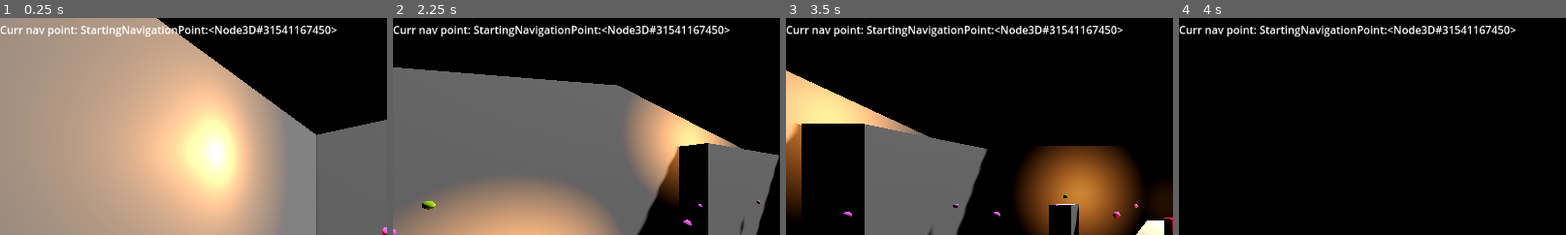
Above: before the commit, frames 1-4 (left to right).
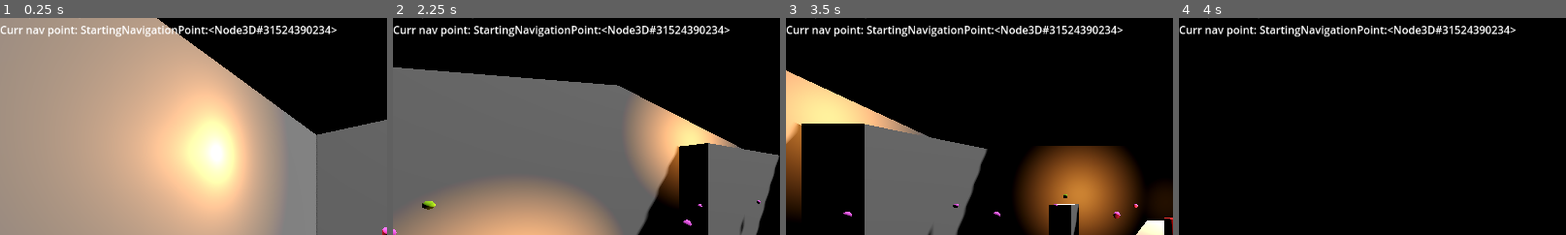
Above: after the commit, the same moments.

Repository: DeepRestGames/shadow-and-alchemy
Game: Godot game, scene res://Scenes/MainScene_Prototype01.tscn
Two runs of this game, one before a commit and one after it. Both use one fixed random seed, a clock stepped at 60 frames per second and the inputs below.
Inputs (mouse positions are % of the whole screen's width and height, from its top left):
- Up to frame 1 (0.25 s): no input
- Up to frame 2 (2.25 s): click (3, 93) at 0.5 s; click (97, 93) at 1.25 s; tap Enter at 2 s; move the mouse to (72, 45) at 2.02 s; hold D (turn_right) from 2.03 s (still down); click (72, 45) at 2.1 s
- Up to frame 3 (3.5 s): tap Space at 2.75 s; move the mouse to (30, 55) at 2.77 s; release D (turn_right) at 2.78 s; hold S (move_backward) from 2.78 s (still down); click (30, 55) at 2.85 s
- Up to frame 4 (4 s): tap Enter at 3.5 s; move the mouse to (60, 28) at 3.52 s; release S (move_backward) at 3.53 s; hold D (turn_right) from 3.53 s (still down); click (60, 28) at 3.6 s
The pictures show only the part of the screen within x 0-50%, y 11-61%; the shares and areas given below are measured in that part.

The runs differ from the first frame. In frame 1, 0.4% of the frame differs, in the area x 72-86%, y 3-8%; in frame 2, 0.4%; in frame 3, 0.4%; in frame 4, 0.4%.

Commit message:
Fix soundtrack path

Diff:
--- a/Scenes/MainScene_Prototype01.tscn
+++ b/Scenes/MainScene_Prototype01.tscn
@@ -3,12 +3,12 @@
 [ext_resource type="PackedScene" uid="uid://bhv1boykqvw23" path="res://Scenes/PlayerMovement/NavigationPoint.tscn" id="1_fg33c"]
 [ext_resource type="PackedScene" uid="uid://d1ngk84wlraoa" path="res://Scenes/Player.tscn" id="1_jwaoo"]
 [ext_resource type="Script" path="res://Scripts/MainScene_Prototype01.gd" id="1_u3d13"]
-[ext_resource type="PackedScene" path="res://Scenes/PlayerMovement/FocusPoint.tscn" id="3_8i0nq"]
+[ext_resource type="PackedScene" uid="uid://b68s0qxy7ri2k" path="res://Scenes/PlayerMovement/FocusPoint.tscn" id="3_8i0nq"]
 [ext_resource type="Script" path="res://Scripts/InteractionSystem/Prop_Interaction.gd" id="3_8lpg5"]
 [ext_resource type="Script" path="res://Scripts/InteractionSystem/Prop_Pickup.gd" id="4_cb70j"]
 [ext_resource type="Resource" uid="uid://cuiafakro6su" path="res://Resources/InventoryItems/SaltBottle.tres" id="5_mtnx1"]
 [ext_resource type="PackedScene" uid="uid://cmp4gbdjt2xhj" path="res://Scenes/InteractionSystem/ItemDropArea.tscn" id="8_om380"]
-[ext_resource type="AudioStream" uid="uid://bmerb43t0jheq" path="res://Assets/Sounds/soundtrack_suspence.mp3" id="9_8do2x"]
+[ext_resource type="AudioStream" uid="uid://dmc2g4o60oago" path="res://Assets/Audio/Music/soundtrack_suspence.mp3" id="9_8do2x"]
 
 [sub_resource type="ProceduralSkyMaterial" id="ProceduralSkyMaterial_vmfb6"]
 sky_top_color = Color(0, 0, 0, 1)
